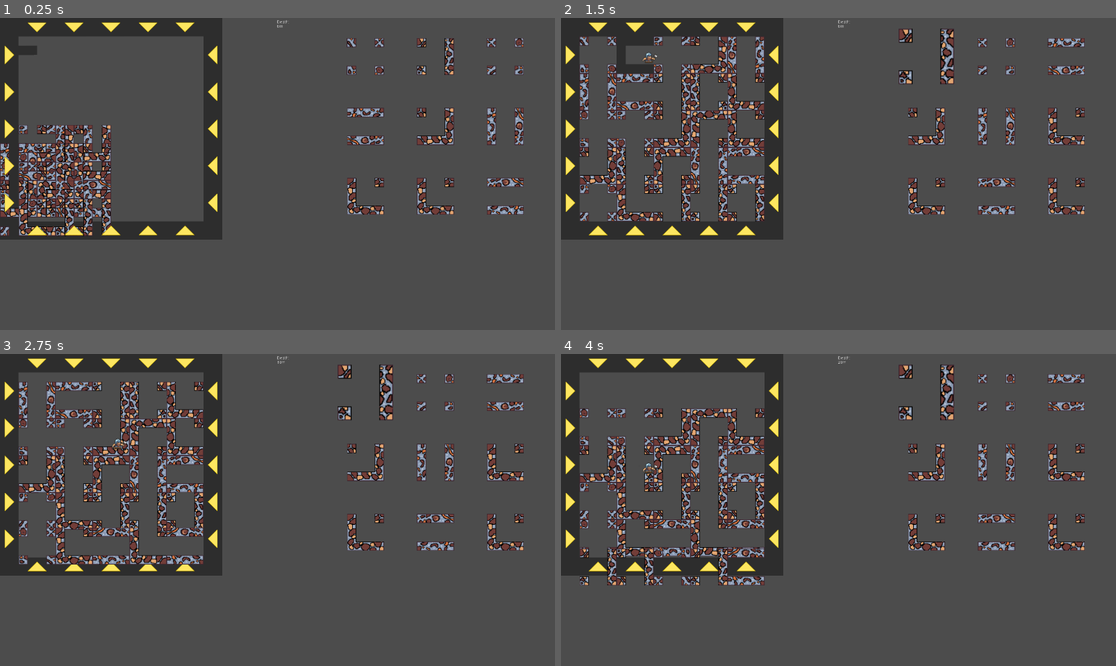
Above: before the commit, frames 1-4 (two rows, left to right).
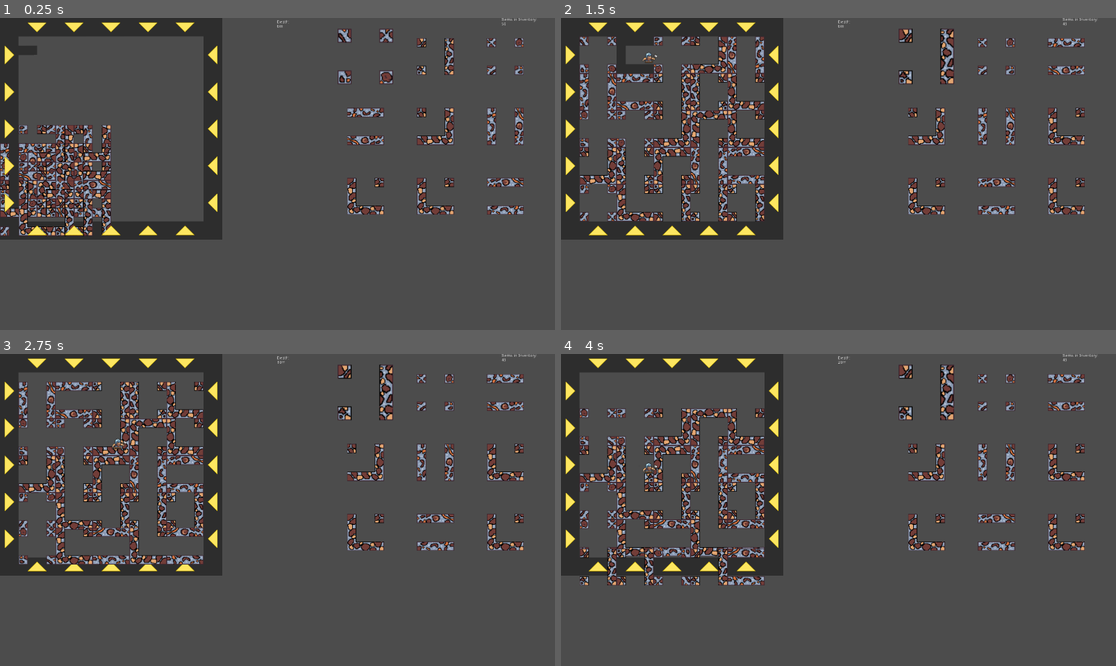
Above: after the commit, the same moments.

Repository: DorianSnowball/amazeing-mine
Game: Godot game, scene res://MainUI.tscn
Same seed, same stepped clock (60 frames per second), same inputs: the game is played once before the commit and once after it. The engine's default icon, where the game draws it, is replaced by a stand-in: a white triangle on a blue panel in a dark square.
Inputs (mouse positions are in pixels of both pictures, inside the frame that each line leads up to):
- Up to frame 1 (0.25 s): no input
- Up to frame 2 (1.5 s): click (572, 55) at 0.52 s; hold D (move_right) from 1.28 s (still down)
- Up to frame 3 (2.75 s): keep holding D (move_right); tap Space (jump) at 1.52, 2.27 s
- Up to frame 4 (4 s): release D (move_right) at 2.78 s; hold A (move_left) 2.78-3.53 s; hold D (move_right) from 3.53 s (still down); tap Space (jump) at 3.77 s

The runs differ from the first frame. In frame 1, 0.5% of the frame differs, in the area x 60-97%, y 0-22%; in frame 2, less than 0.1%; in frame 3, less than 0.1%; in frame 4, less than 0.1%.

Commit message:
added inv count

Diff:
--- /dev/null
+++ b/game/InvCounter.gd
@@ -0,0 +1,18 @@
+extends RichTextLabel
+
+var items = 0
+
+func _ready():
+    text = "Items in Inventory:\n" + str(items)
+
+func modify_items(positive):
+    if positive:
+        items += 1
+    else:
+        items -= 1
+    text = "Items in Inventory:\n" + str(items)
+
+
+# Called every frame. 'delta' is the elapsed time since the previous frame.
+#func _process(delta):
+#    pass
--- a/game/InvNode.gd
+++ b/game/InvNode.gd
@@ -57,6 +57,7 @@
 
 func add_tile(tile):
     inv.append(tile)
+    $"../InvCounter".modify_items(true)
     if len(inv) <= button_count:
         inv_to_buttons()
 
@@ -81,11 +82,13 @@
     inv_to_buttons()
     clicked = 0
     get_child(0).scale *= 1.5
+    $"../InvCounter".modify_items(false)
     return tile
 
 func gen_inv():
     for i in range(start_tiles):
         add_tile($"../Gamefield".getRandomTile(Vector2(0,0), false))
+    get_child(0).scale *= 1.5
 
 func _ready():
     dimensions = get_viewport().get_viewport().size
--- a/game/MainUI.tscn
+++ b/game/MainUI.tscn
@@ -1,8 +1,9 @@
-[gd_scene load_steps=4 format=2]
+[gd_scene load_steps=5 format=2]
 
 [ext_resource path="res://Gamefield.tscn" type="PackedScene" id=1]
 [ext_resource path="res://Score.gd" type="Script" id=2]
 [ext_resource path="res://InvList.tscn" type="PackedScene" id=3]
+[ext_resource path="res://InvCounter.gd" type="Script" id=4]
 
 [node name="Control" type="Control"]
 margin_right = 1920.0
@@ -28,3 +29,13 @@
 __meta__ = {
 "_edit_use_anchors_": false
 }
+
+[node name="InvCounter" type="RichTextLabel" parent="."]
+anchor_left = 1.0
+anchor_right = 1.0
+margin_left = -185.0
+margin_bottom = 40.0
+script = ExtResource( 4 )
+__meta__ = {
+"_edit_use_anchors_": false
+}
--- a/game/inventory.gd
+++ /dev/null
@@ -1,88 +0,0 @@
-extends ItemList
-
-
-
-# Declare member variables here. Examples:
-# var a = 2
-# var b = "text"
-
-var inv = []
-
-var gd = load("res://icon.png")
-
-#Rotated end tiles
-var te_90 = load("res://Tile_End_Piece_90.png")
-var te_180 = load("res://Tile_End_Piece_180.png")
-var te_270 = load("res://Tile_End_Piece_270.png")
-
-#Rotated corner tiles
-var tc_90 = load("res://Tile_Corner_Piece_90.png")
-var tc_180 = load("res://Tile_Corner_Piece_180.png")
-var tc_270 = load("res://Tile_Corner_Piece_270.png")
-
-#rotated t pieces
-var tt_90 = load("res://Tile_T_Piece_90.png")
-var tt_180 = load("res://Tile_T_Piece_180.png")
-var tt_270 = load("res://Tile_T_Piece_270.png")
-
-#rotated tube
-var tu_vr = load("res://Tile_Tube_vert.png")
-
-
-func add_tile_inv(tile):
-    inv.append(tile)
-    var tex = tile.get_child(0).texture
-    tex = tt_90
-    print(tile.rotation_degrees)
-    if tile.name == "Tile_End_Piece":
-        if tile.rotation_degrees == 90:
-            tex = te_90
-        if tile.rotation_degrees == 180:
-            tex = te_180
-        if tile.rotation_degrees == 270:
-            tex = te_270
-
-    if tile.name == "Tile_Corner":
-        if tile.rotation_degrees == 90:
-            tex = tc_90
-        if tile.rotation_degrees == 180:
-            tex = tc_180
-        if tile.rotation_degrees == 270:
-            tex = tc_270
-
-    if tile.name == "Tile_T_Piece":
-        if tile.rotation_degrees == 90:
-            tex = tt_90
-        if tile.rotation_degrees == 180:
-            tex = tt_180
-        if tile.rotation_degrees == 270:
-            tex = tt_270
-
-    if tile.name == "Tile_Tube":
-        if tile.rotation_degrees == 90 || tile.rotation_degrees == 270:
-            tex = tu_vr
-
-    add_item(tile.name,tex,true)
-
-
-func gen_inv():
-
-    for i in range(20):
-        add_tile_inv(get_node("../Gamefield").getRandomTile())
-
-# Called when the node enters the scene tree for the first time.
-func _ready():
-    gen_inv()
-    select(0,true)
-
-func get_selected_tile():
-    var indx = get_selected_items()[0]
-    var tile = inv[indx]
-    inv.remove(indx)
-    remove_item(indx)
-    return tile
-
-
-# Called every frame. 'delta' is the elapsed time since the previous frame.
-#func _process(delta):
-#	pass
